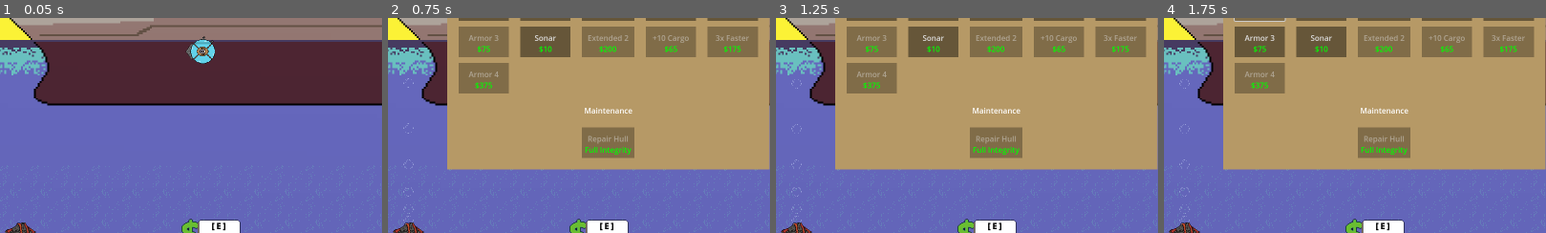
Above: before the commit, frames 1-4 (left to right).
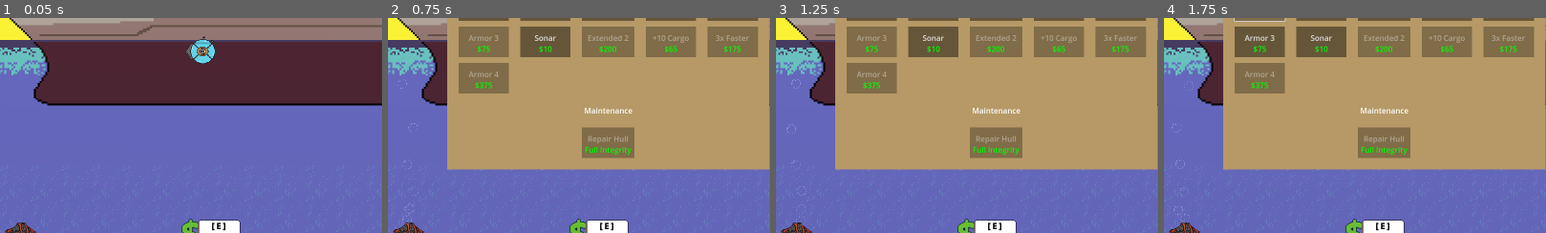
Above: after the commit, the same moments.

Repository: deruitda/ludum-dare-57
Game: Godot game, scene res://scenes/test/andrew-test.tscn
Two runs of this game, one before a commit and one after it. Both use one fixed random seed, a clock stepped at 60 frames per second and the inputs below. This scene is started directly instead of the project's main scene. Sound files missing from this copy of the repository are replaced by a short silence.
Inputs:
- Up to frame 1 (0.05 s): no input
- Up to frame 2 (0.75 s): click "Open Shop" at 0.5 s
- Up to frame 3 (1.25 s): no input
- Up to frame 4 (1.75 s): click "Armor 2" at 1.25 s
The pictures show only the part of the screen within x 24-74%, y 42-92%; the shares and areas given below are measured in that part.

Frame 1 is identical in both runs. In frame 2, 0.2% of the frame differs, in the area x 2-8%, y 28-96%; in frame 3, 0.2%; in frame 4, 0.2%.

Commit message:
spawning within 16

Diff:
--- a/scenes/map/air_pocket/air_bubble_spout.gd
+++ b/scenes/map/air_pocket/air_bubble_spout.gd
@@ -19,8 +19,12 @@
 
 	var bubble := bubble_scene.instantiate()
 
+	# Random X offset within -16 to +16
+	var x_offset := randf_range(-16, 16)
+	var spawn_position := global_position + Vector2(x_offset, 0)
+
 	bubble.name = "Bubble"
-	bubble.global_position = global_position  # or wherever you want it to spawn
+	bubble.global_position = spawn_position  # or wherever you want it to spawn
 
 	get_tree().current_scene.add_child(bubble)
 
